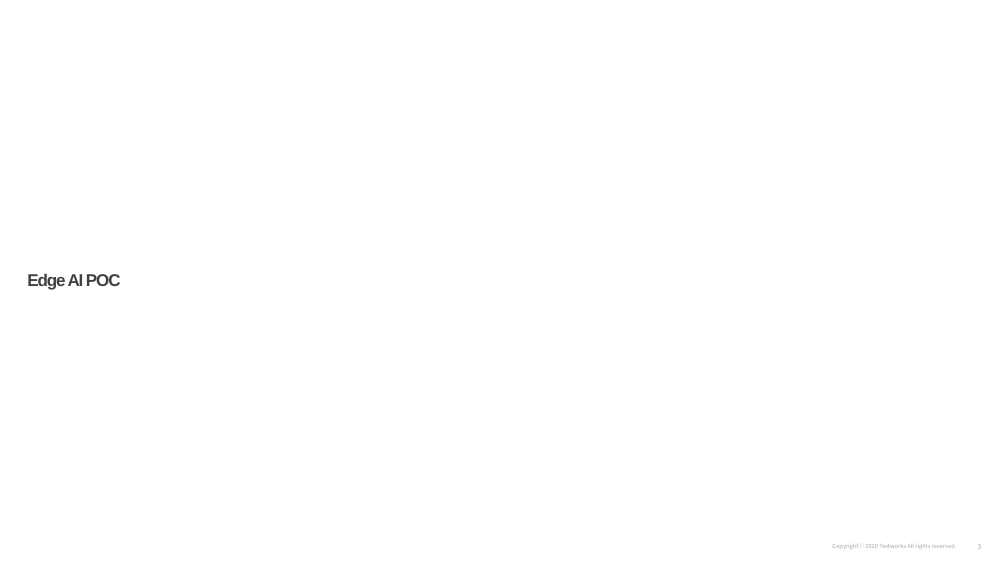
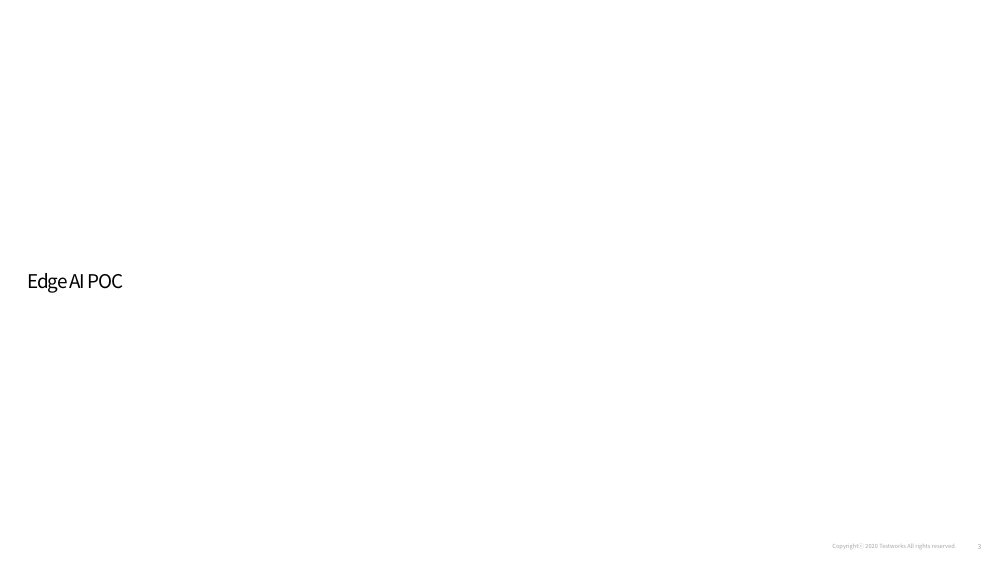
Before and after one commit to changsin/pytranslator, a slide deck: slide 3 of data/aiworks_wireframe_EdgeAI_v1.2-tr.pptx. Drawn at 1008x567 pixels with LibreOffice and Linux fonts; fonts in the diff are those of the drawing. Boxes give left, top, right and bottom in pixels: in the first picture for what was removed or moved away, otherwise in the second. Text is boxed around its words. In the diff, an @@ line names an element or a change of style, - is before the commit and + after.

Commit message:
Fixed PptHandler to handle text_frame and table

```diff
--- a/data/aiworks_wireframe_EdgeAI_v1.2-tr.pptx
+++ b/data/aiworks_wireframe_EdgeAI_v1.2-tr.pptx
@@ text "Edge AI POC" at (x1=27, y1=273, x2=123, y2=293): size 16.2 to 18 pt, font Arial to Noto Sans CJK KR, text colour #404040 to #000000, bold off @@
```
Also in this commit, not shown: 4 other slides changed, 2 other files.
